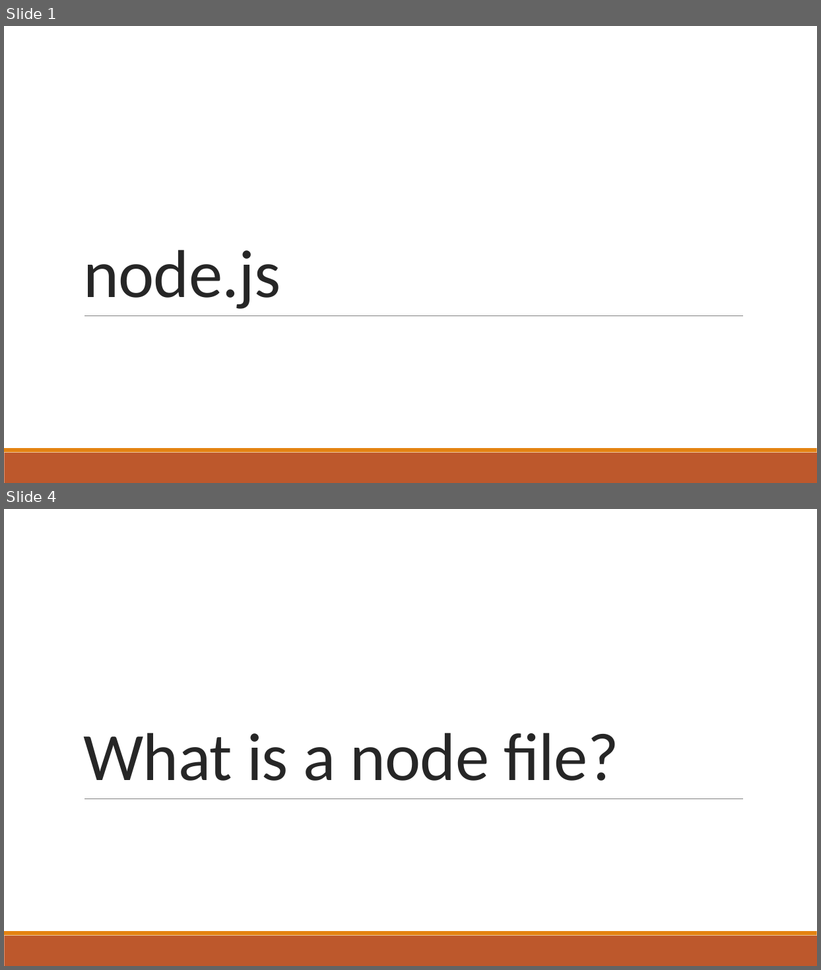
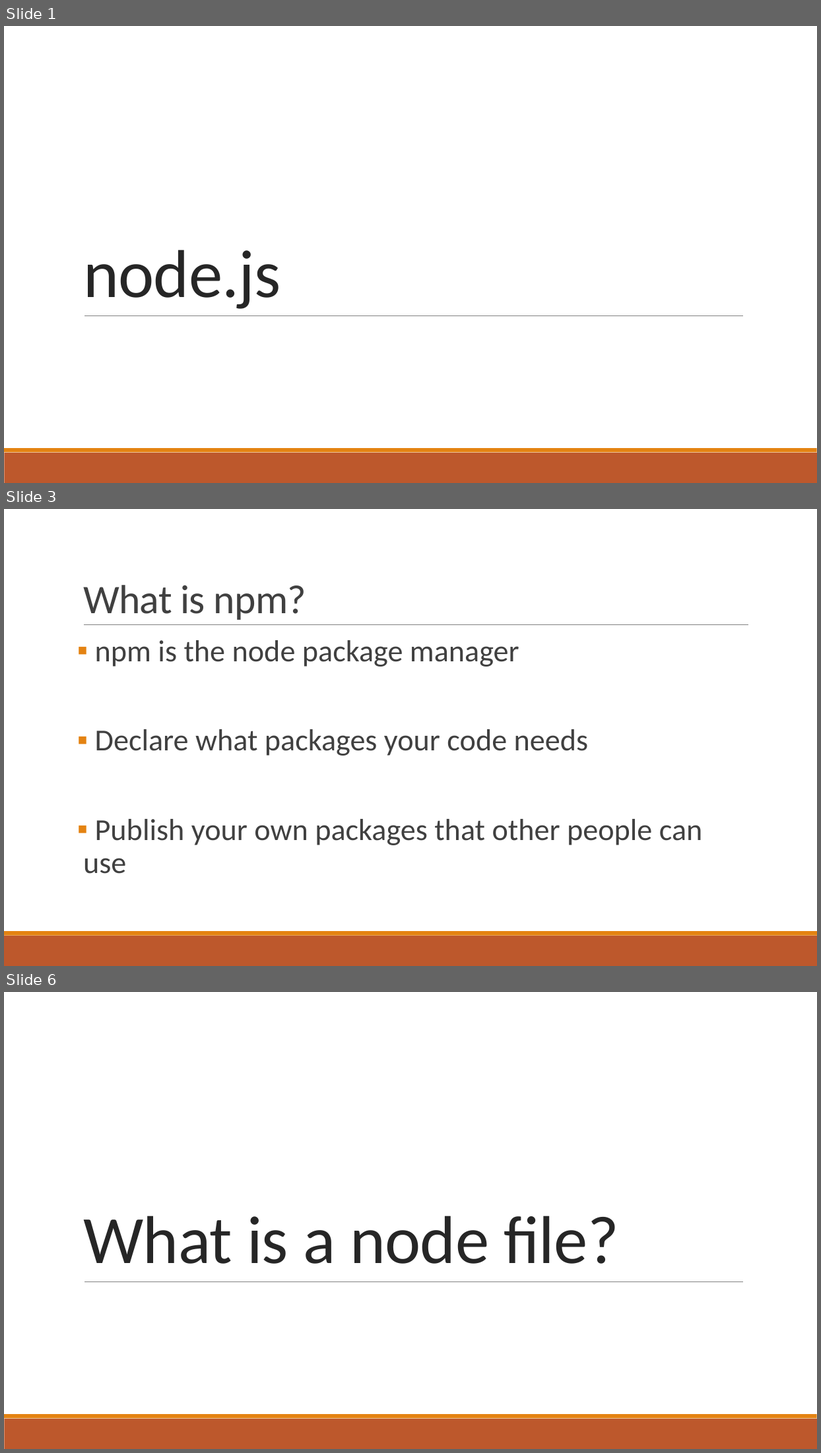
Before and after one commit to timbenroeck/Cloud-App-Workshop, a slide deck: Slides/NodeJS.pptx. Shown one above the other, each under a label of ours: slides 1 and 4 before the commit, slides 1, 3 and 6 after it; the slides between them are not shown. The pictures are 821x970 and 821x1453 pixels, drawn with LibreOffice and Linux fonts; fonts in the diff are those of the drawing. Boxes give left, top, right and bottom in pixels: in the first picture for what was removed or moved away, otherwise in the second. Text is boxed around its words. In the diff, an @@ line names an element or a change of style, - is before the commit and + after.

```diff
--- a/Slides/NodeJS.pptx
+++ b/Slides/NodeJS.pptx
@@ slide 3 added at <box>4,509,817,966</box>, background #FFFFFF; not listed: 2 template elements that a slide beside it also shows @@
@@ title added at <box>83,585,306,620</box>, 48 pt, text #404040 @@
+What is npm?
@@ line added from (84, 625) to (748, 625), #808080 0.5 pt @@
@@ text added at <box>83,640,703,874</box>, 36 pt, text #404040 @@
+▪ npm is the node package manager
+▪ Declare what packages your code needs
+▪ Publish your own packages that other people can use
@@ what was slide 4 is now slide 6 @@
```
Also in this commit, not shown: 2 slides changed, 1 other slide added, 1 other file.
